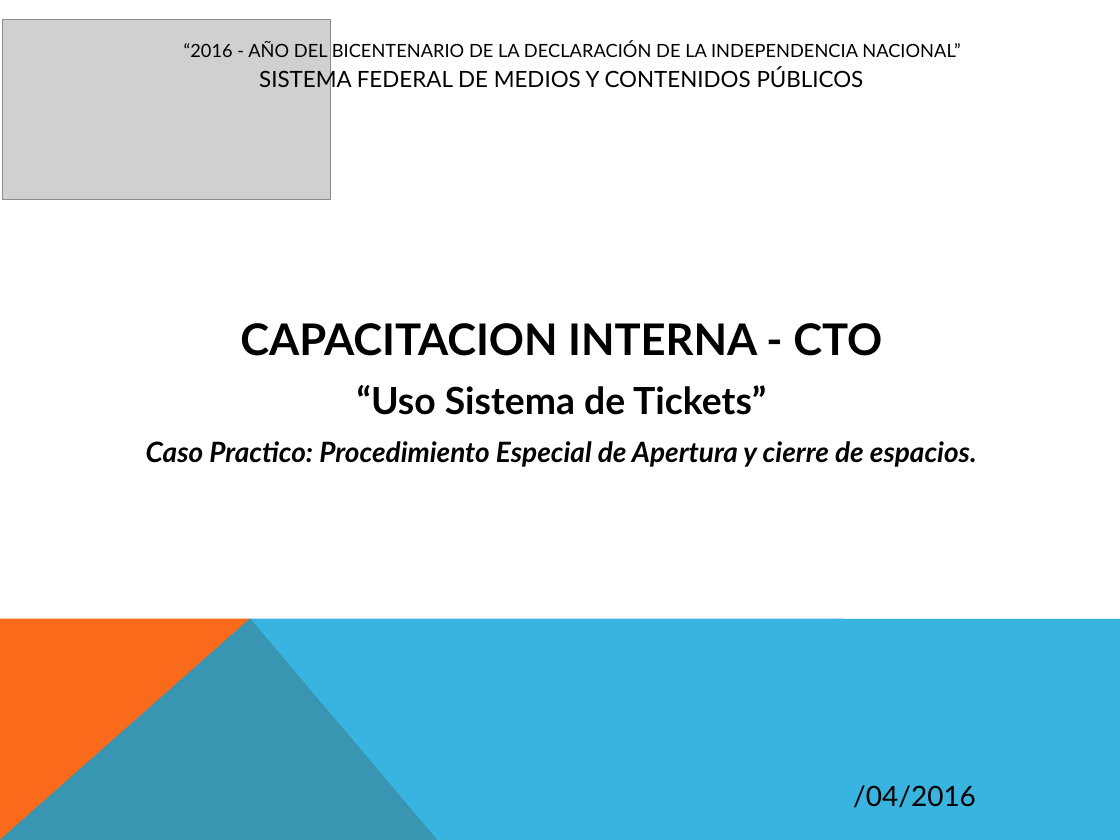
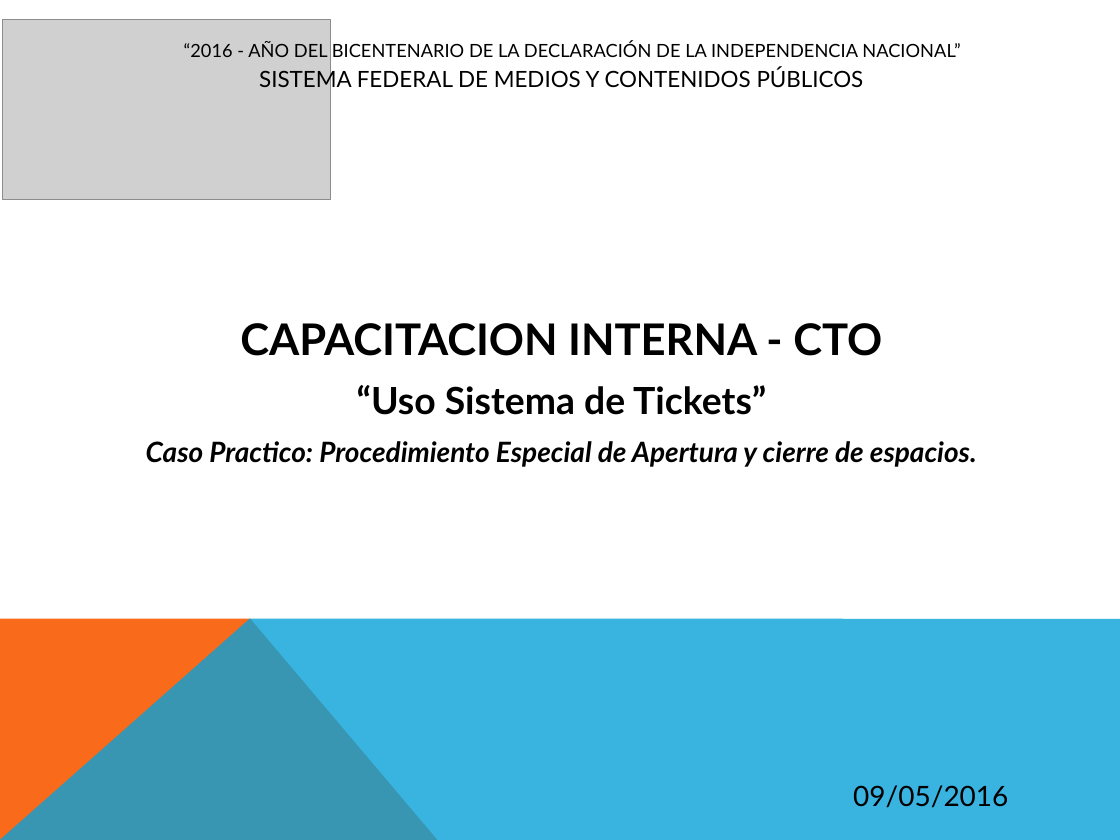
Before and after one commit to jsrxar/dge, a slide deck: slide 1 of 2-calidad/4-capacitaciones/Capacitaciones/CTO - Capacitacion Sistema de Tickets (Apertura Espacios).pptx. Drawn at 1120x840 pixels with LibreOffice and Linux fonts; fonts in the diff are those of the drawing; grey boxes stand for pictures. Boxes give left, top, right and bottom in pixels: in the first picture for what was removed or moved away, otherwise in the second. Text is boxed around its words. In the diff, an @@ line names an element or a change of style, - is before the commit and + after.

```diff
--- a/2-calidad/4-capacitaciones/Capacitaciones/CTO - Capacitacion Sistema de Tickets (Apertura Espacios).pptx
+++ b/2-calidad/4-capacitaciones/Capacitaciones/CTO - Capacitacion Sistema de Tickets (Apertura Espacios).pptx
@@ text at (x1=853, y1=785, x2=1008, y2=808): text changed @@
-/04/2016
+09/05/2016
```
Also in this commit, not shown: 8 other slides changed, 2 slides added, 36 other files.
